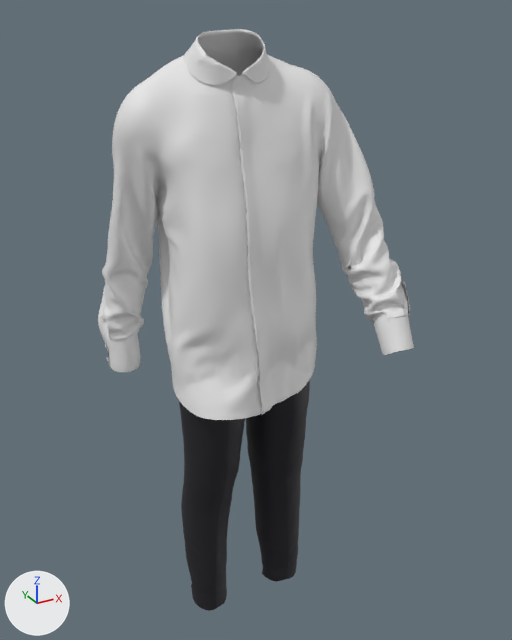
The glTF model src/Pages/Customize/Configurator/models/MaleClothing/male_topndown.glb as it was, and as the next commit left it.
Both versions are drawn from a 50 mm lens placed at (-0.374, -0.706, 0.38), pointed at (0.015, 0.001, 0.026). Lighting does not change. The marker at lower left points along +X, +Y and +Z. Vertices at the same position are counted once.

Objects in the first picture: 'back', 'collar', 'front_left', 'front_right', 'left_hand', 'left_hand_cuff', 'left_leg', 'midline', 'right_hand', 'right_hand_cuff', 'right_leg'.
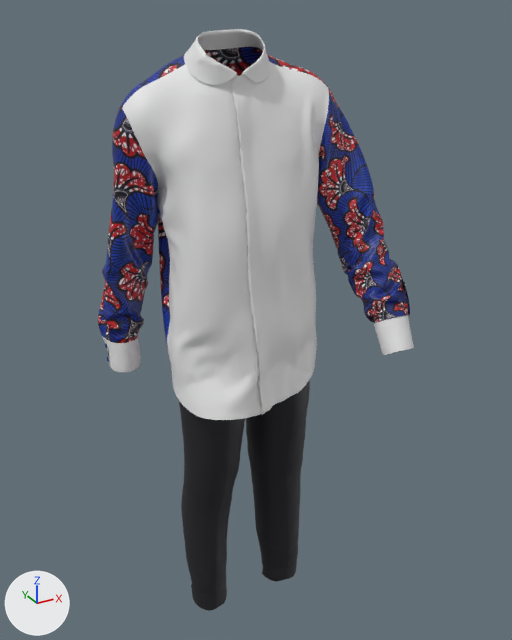
Patch to the scene script:
```diff
--- a/src/Pages/Customize/Configurator/models/MaleClothing/male_topndown.glb.py
+++ b/src/Pages/Customize/Configurator/models/MaleClothing/male_topndown.glb.py
@@ img_texture3 @@
+img_texture3 = load_image('texture3', '_unpacked/texture3', 564, 752, 'sRGB')
@@ mat_a @@
+mat_a = principled_material('a')
+mat_a.texture = img_texture3
@@ me_object_5 @@
 me_object_5.from_pydata(...)  # 7199 vertices, 14144 faces; spans x -0.128..0.11, y -0.019..0.091, z -0.056..0.341
+me_object_5.materials.append(mat_a)  # picture img_texture3
@@ me_object_9 @@
 me_object_9.from_pydata(...)  # 5859 vertices, 11302 faces; spans x -0.155..0.17, y -0.118..0.112, z -0.03..0.286
 # used by ob_left_hand; location = (0.0, 0.0, 0.0)
+# me_object_9 part 1: texture (UV) coordinates of 11302 of 11302 faces, centred in x -0.154..0.17, y -0.118..0.111, z -0.03..0.285, changed; they spanned u -142.1..142.11, v -264.79..296.8 and now span u 0.0..0.93, v 0.0..1.0
+me_object_9.materials.append(mat_a)  # picture img_texture3
@@ me_object_9_001 @@
 me_object_9_001.from_pydata(...)  # 4635 vertices, 8823 faces; spans x 0.077..0.171, y -0.119..0.037, z 0.016..0.299
 # used by ob_right_hand; location = (0.0, 0.0, 0.0)
+# me_object_9_001 part 2: texture (UV) coordinates of 8823 of 8823 faces, centred in x 0.078..0.171, y -0.119..0.037, z 0.016..0.298, changed; they spanned u -142.11..142.1, v -264.79..118.86 and now span u 0.0..0.83, v 0.0..1.0
+me_object_9_001.materials.append(mat_a)  # picture img_texture3
```

Pixel boxes [x1, y1, x2, y2] of what changed, in the pictures (512 x 640 px):
'right_hand', recoloured, surface changed: [317, 88, 410, 323] in both
'left_hand', recoloured, surface changed: [98, 106, 158, 361] in both
'back', recoloured: [121, 47, 328, 343] in both
